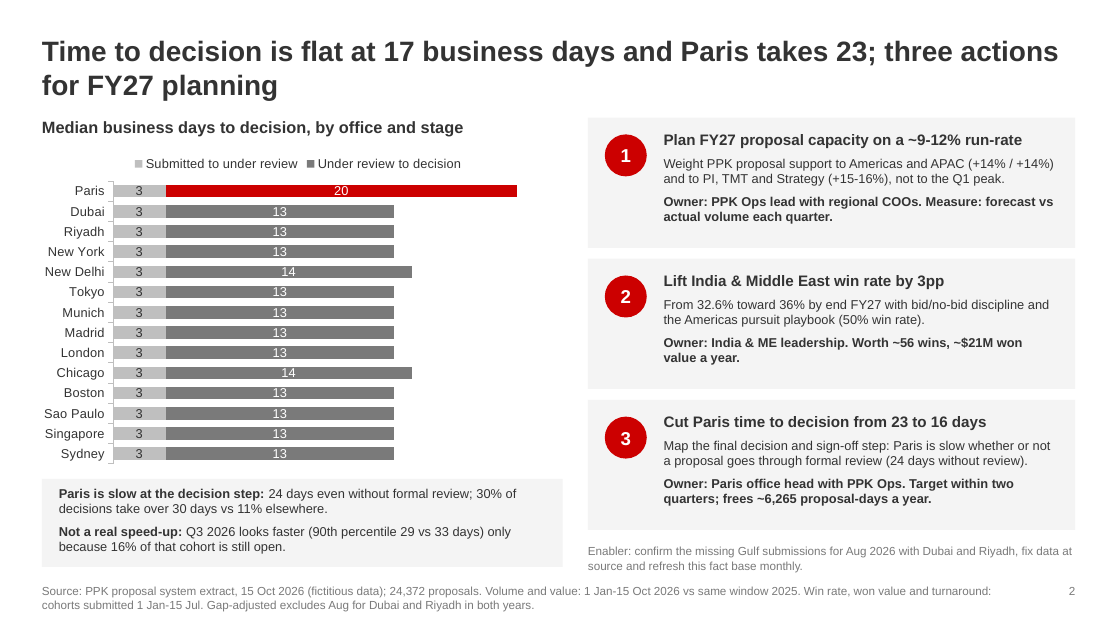
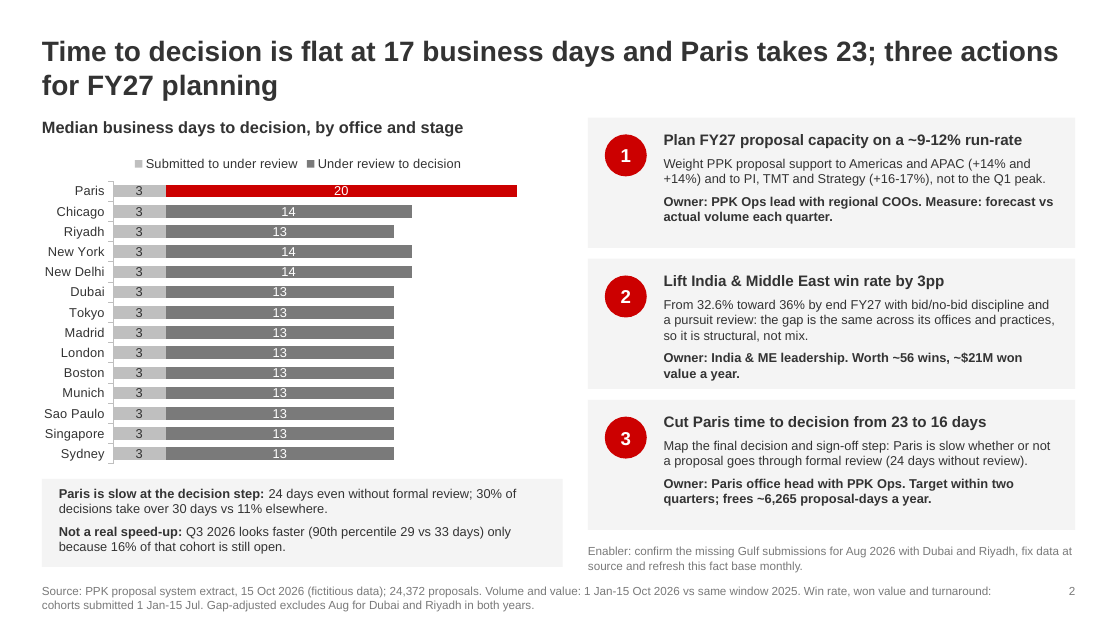
Before and after one commit to madhurivadrevu2-droid/PPK-case-study, a slide deck: slide 2 of reporting/PPK_Executive_Summary.pptx. Drawn at 1120x630 pixels with LibreOffice and Linux fonts; fonts in the diff are those of the drawing. Boxes give left, top, right and bottom in pixels: in the first picture for what was removed or moved away, otherwise in the second. Text is boxed around its words. In the diff, an @@ line names an element or a change of style, - is before the commit and + after.

```diff
--- a/reporting/PPK_Executive_Summary.pptx
+++ b/reporting/PPK_Executive_Summary.pptx
@@ bar stacked chart at <box>34,147,563,471</box> @@
-categories: Paris, Dubai, Riyadh, New York, New Delhi, Tokyo, Munich, Madrid, London, Chicago, Boston, Sao Paulo, Singapore, Sydney
+categories: Paris, Chicago, Riyadh, New York, New Delhi, Dubai, Tokyo, Madrid, London, Boston, Munich, Sao Paulo, Singapore, Sydney
-Under review to decision: 20, 13, 13, 13, 14, 13, 13, 13, 13, 14, 13, 13, 13, 13
+Under review to decision: 20, 14, 13, 14, 14, 13, 13, 13, 13, 13, 13, 13, 13, 13
@@ text at <box>664,158,1046,186</box>: text changed @@
-Weight PPK proposal support to Americas and APAC (+14% / +14%) and to PI, TMT and Strategy (+15-16%), not to the Q1 peak.
+Weight PPK proposal support to Americas and APAC (+14% and +14%) and to PI, TMT and Strategy (+16-17%), not to the Q1 peak.
@@ text at <box>664,299,1055,342</box>: text changed @@
-From 32.6% toward 36% by end FY27 with bid/no-bid discipline and the Americas pursuit playbook (50% win rate).
+From 32.6% toward 36% by end FY27 with bid/no-bid discipline and a pursuit review: the gap is the same across its offices and practices, so it is structural, not mix.
```
Also in this commit, not shown: 2 other slides changed, 26 other files.
